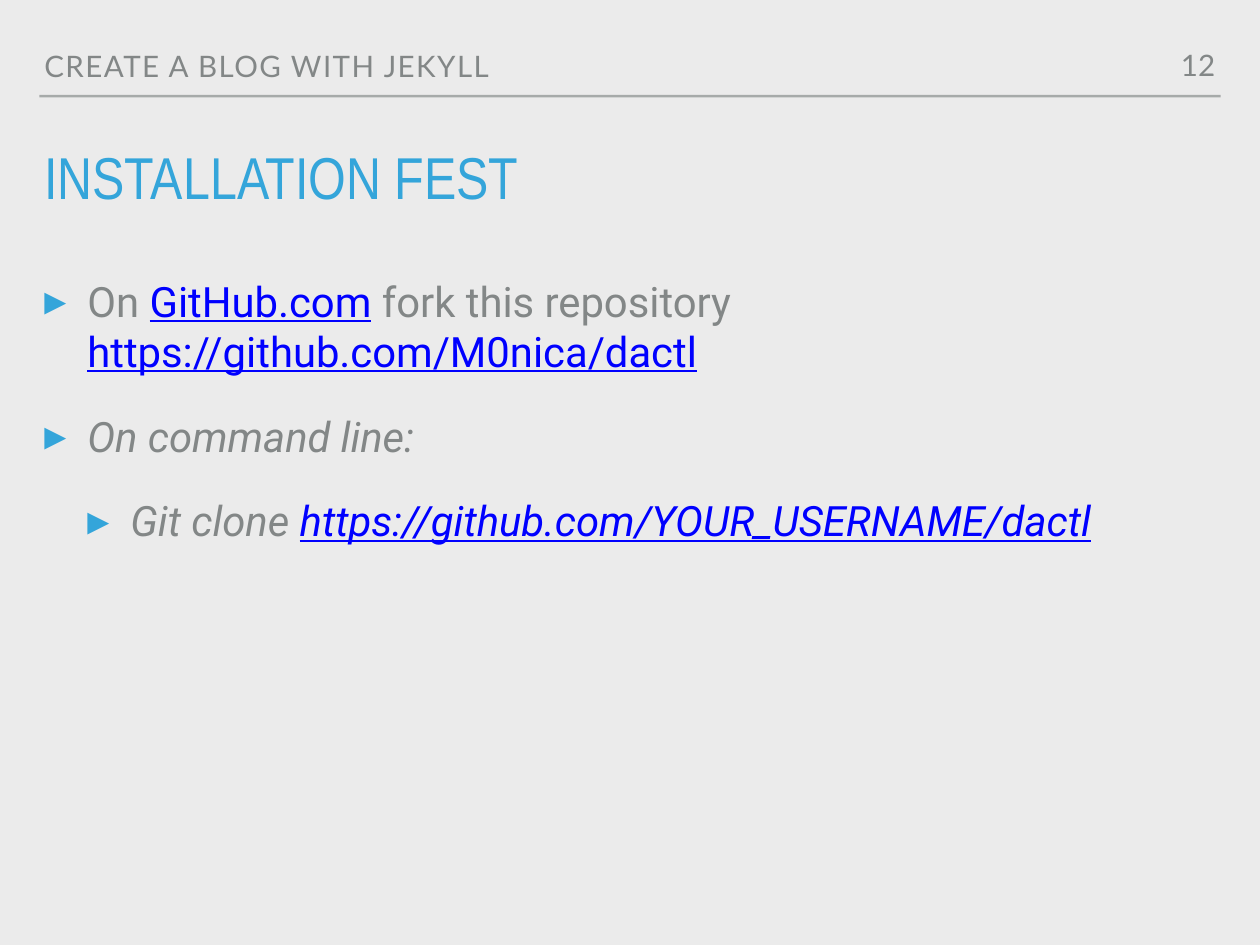
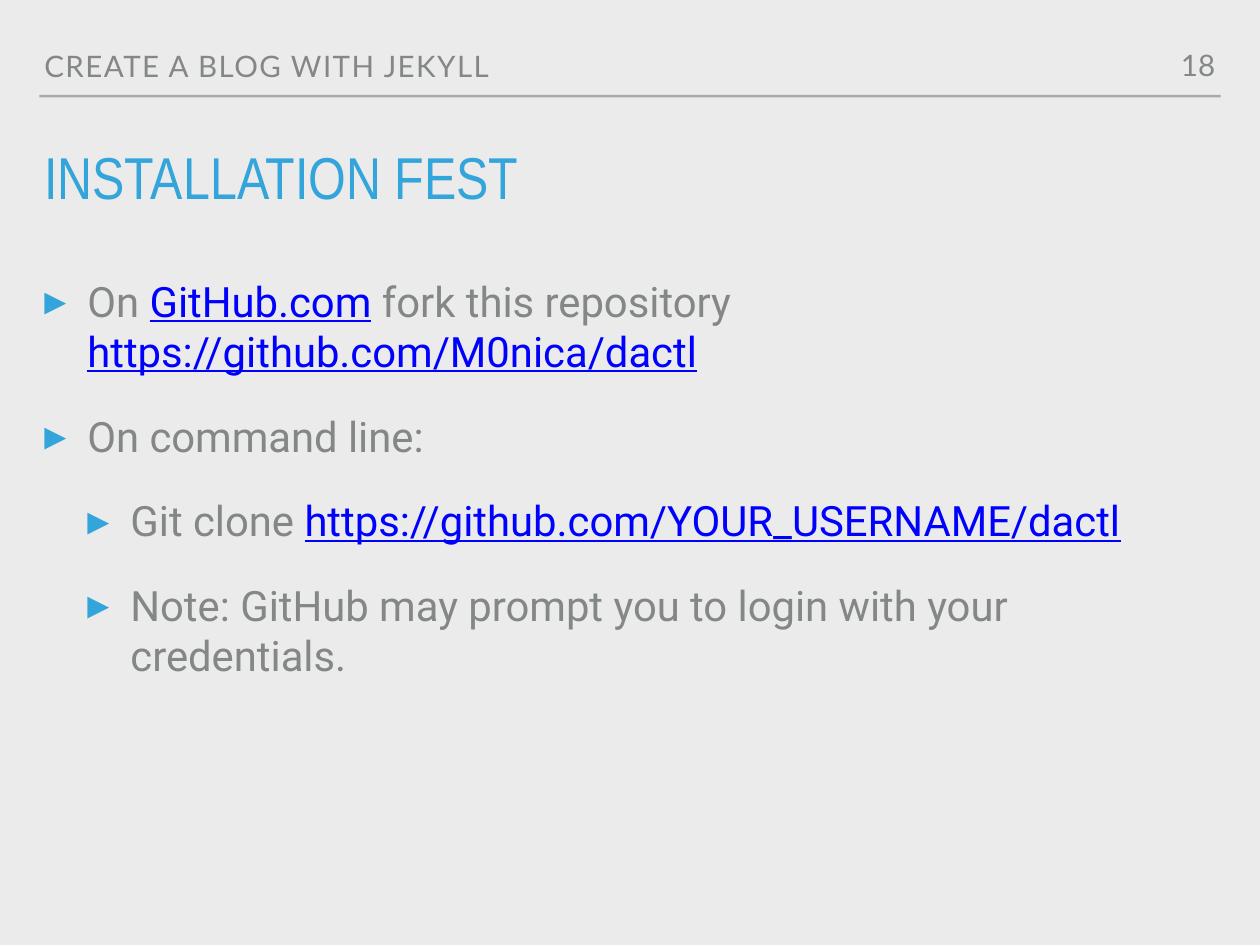
Before and after one commit to M0nica/codeland-workshop, a slide deck: slide 18 of codeland2018.pptx (slide 12 before the commit). Drawn at 1260x945 pixels with LibreOffice and Linux fonts; fonts in the diff are those of the drawing. Boxes give left, top, right and bottom in pixels: in the first picture for what was removed or moved away, otherwise in the second. Text is boxed around its words. In the diff, an @@ line names an element or a change of style, - is before the commit and + after.

```diff
--- a/codeland2018.pptx
+++ b/codeland2018.pptx
@@ page number at [1181,55,1215,76]: text changed @@
-12
+18
@@ text at [87,421,1121,545]: italic off in "On command line:", "Git clone https://github.com/YOUR_USERNAME/dactl" @@
@@ text at [130,590,1007,672]: paragraph added @@
+  ▸ Note: GitHub may prompt you to login with your credentials.
```
Also in this commit, not shown: 8 other slides changed, 42 slides added, 11 other files.
